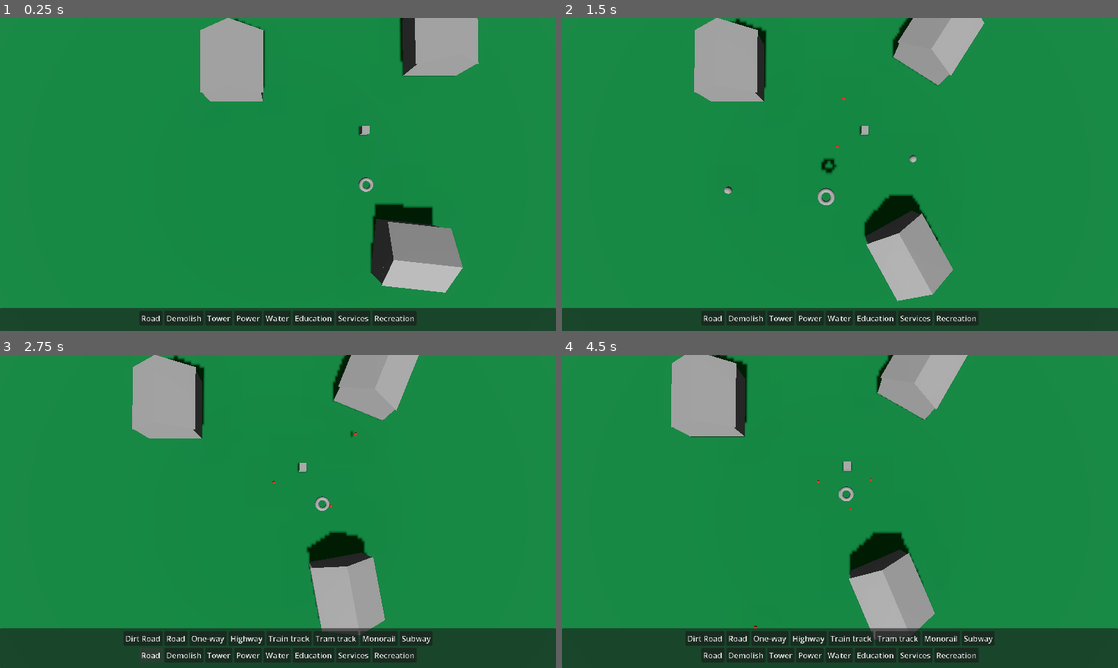
Above: before the commit, frames 1-4 (two rows, left to right).
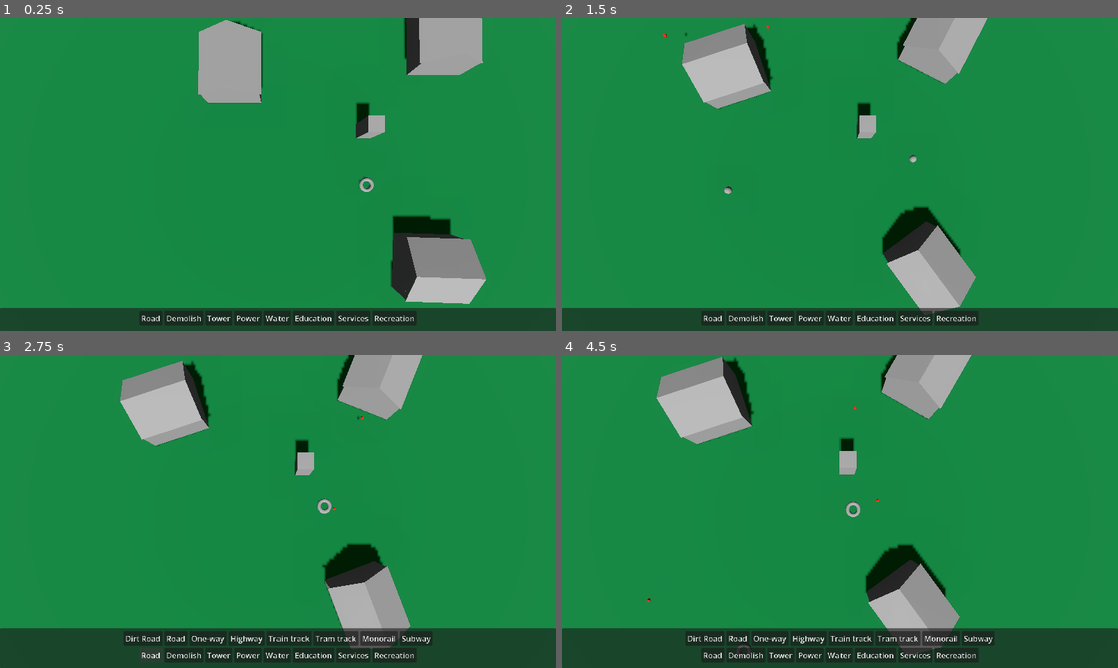
Above: after the commit, the same moments.

Repository: artesgo/city-defense
Game: Godot game, scene res://main.tscn
The game is run twice, just before and just after one commit, with the same random seed, the same clock (stepped at 60 frames per second) and the same inputs.
Inputs (mouse positions are in pixels of both pictures, inside the frame that each line leads up to):
- Up to frame 1 (0.25 s): no input
- Up to frame 2 (1.5 s): tap Enter (ui_accept) at 0.5, 0.77 s; move the mouse to (962, 158) at 0.52 s; hold D (move_right) 0.53-1.25 s; tap R (build_road) at 0.6 s; click (962, 158) at 0.67 s; drag from (728, 190) to (812, 237) at 1.27 s
- Up to frame 3 (2.75 s): click "Road" at 2 s
- Up to frame 4 (4.5 s): click "Dirt Road" at 2.75 s; click "Road" at 3.5 s; move the mouse to (895, 442) at 4.27 s; hold D (move_right) from 4.28 s (still down); tap Mouse wheel up (zoom_in) at 4.35 s; click (895, 442) at 4.42 s

The runs differ from the first frame. In frame 1, 5.2% of the frame differs, in the area x 35-88%, y 0-92%; in frame 2, 7.9%, in the area x 18-77%, y 0-96%; in frame 3, 7.2%; in frame 4, 7.9%.

Commit message:
composable selection

Diff:
--- a/_buildings/_projectiles/bullet.gd
+++ b/_buildings/_projectiles/bullet.gd
@@ -1,8 +1,9 @@
-# Projectile.gd – a simple timed‑lifespan RigidBody3D
-
 extends RigidBody3D
 
+class_name Bullet
+
 ## How many seconds the projectile should live before it disappears.
+@export var projectile_mass : float = 0.01
 @export var duration : float = 5.0
 @export var dmg := 1.0
 @export var deceleration := 0.0
@@ -13,6 +14,7 @@
 func _ready() -> void:
 	# Initialise the internal timer with whatever the exported value is
 	_remaining_time = duration
+	self.mass = projectile_mass
 
 func _physics_process(delta: float) -> void:
 	# Apply deceleration to current velocity
--- a/_buildings/_projectiles/bullet.tscn
+++ b/_buildings/_projectiles/bullet.tscn
@@ -14,6 +14,7 @@
 albedo_color = Color(0.9619712, 0.16203833, 0, 1)
 
 [node name="Bullet" type="RigidBody3D" unique_id=1838850207]
+input_ray_pickable = false
 script = ExtResource("1_cikta")
 
 [node name="CollisionShape3D" type="CollisionShape3D" parent="." unique_id=908258617]
--- a/_buildings/building.tscn
+++ b/_buildings/building.tscn
@@ -2,10 +2,7 @@
 
 [ext_resource type="Script" uid="uid://cus1igkn1aon6" path="res://_buildings/tower.gd" id="1_48cx6"]
 [ext_resource type="PackedScene" uid="uid://djlhl1uufcrgc" path="res://_buildings/_projectiles/bullet.tscn" id="2_2entt"]
-
-[sub_resource type="PrismMesh" id="PrismMesh_8h5yi"]
-
-[sub_resource type="BoxMesh" id="BoxMesh_8h5yi"]
+[ext_resource type="Script" uid="uid://b4ggjxmohojfx" path="res://selectable.gd" id="3_7mcig"]
 
 [sub_resource type="TorusMesh" id="TorusMesh_8h5yi"]
 inner_radius = 1.075
@@ -17,20 +14,18 @@
 [sub_resource type="BoxShape3D" id="BoxShape3D_8h5yi"]
 size = Vector3(1, 0.5183716, 1)
 
-[node name="Building" type="Node3D" unique_id=304500698]
+[sub_resource type="PrismMesh" id="PrismMesh_8h5yi"]
+
+[sub_resource type="BoxMesh" id="BoxMesh_8h5yi"]
+
+[node name="Building" type="Node3D" unique_id=304500698 node_paths=PackedStringArray("selectable_node")]
 script = ExtResource("1_48cx6")
 projectile_scene = ExtResource("2_2entt")
+selectable_node = NodePath("Area3D")
 fire_rate = 5.0
 
 [node name="Area3D" type="Area3D" parent="." unique_id=359303160]
-
-[node name="MeshInstance3D" type="MeshInstance3D" parent="Area3D" unique_id=1219878044]
-transform = Transform3D(8, 0, 0, 0, 2, 0, 0, 0, 8, 0, 3.5, 0)
-mesh = SubResource("PrismMesh_8h5yi")
-
-[node name="MeshInstance3D2" type="MeshInstance3D" parent="Area3D" unique_id=864851127]
-transform = Transform3D(7.5, 0, 0, 0, 3, 0, 0, 0, 8, 0, 1, 0)
-mesh = SubResource("BoxMesh_8h5yi")
+script = ExtResource("3_7mcig")
 
 [node name="Selection" type="MeshInstance3D" parent="Area3D" unique_id=1617320171]
 transform = Transform3D(7.5, 0, 0, 0, 3, 0, 0, 0, 8, 0, 1, 0)
@@ -42,4 +37,10 @@
 transform = Transform3D(8, 0, 0, 0, 8, 0, 0, 0, 8, 0, 1.5, 0)
 shape = SubResource("BoxShape3D_8h5yi")
 
-[connection signal="input_event" from="Area3D" to="." method="_on_area_3d_input_event"]
+[node name="MeshInstance3D" type="MeshInstance3D" parent="." unique_id=1219878044]
+transform = Transform3D(8, 0, 0, 0, 2, 0, 0, 0, 8, 0, 3.5, 0)
+mesh = SubResource("PrismMesh_8h5yi")
+
+[node name="MeshInstance3D2" type="MeshInstance3D" parent="." unique_id=864851127]
+transform = Transform3D(7.5, 0, 0, 0, 3, 0, 0, 0, 8, 0, 1, 0)
+mesh = SubResource("BoxMesh_8h5yi")
--- a/_buildings/tower.gd
+++ b/_buildings/tower.gd
@@ -1,5 +1,5 @@
 # Tower.gd
-extends SelectableNode
+extends Node3D
 
 class_name Tower
 ##########################
@@ -11,7 +11,9 @@
 @export var projectile_duration : float = 1.0
 @export var projectile_dmg : float = 5.0
 @export var projectile_spd : float = 60.0
+@export var projectile_mass : float = 0.001
 @export var projectile_deceleration : float = 0.0
+@export var selectable_node : SelectableNode
 
 ## used by the tower
 @export var projectile_range : float = 20.0
@@ -114,9 +116,10 @@
 	var dir = (target.global_transform.origin - projectile.global_transform.origin).normalized()
 	if projectile is RigidBody3D:
 		projectile.linear_velocity = dir * projectile_spd
+		projectile.deceleration = projectile_deceleration
 		projectile.duration = projectile_duration
 		projectile.dmg = projectile_dmg
-		projectile.deceleration = projectile_deceleration
+		projectile.projectile_mass = projectile_mass
 
 	# Optional: tell the projectile who its target is (if it needs to track)
 	if projectile.has_method("set_target"):
@@ -127,4 +130,4 @@
 
 func _on_area_3d_input_event(_camera, event, _event_position, _normal, _shape_idx):
 	if event is InputEventMouseButton and event.pressed and event.button_index == MOUSE_BUTTON_LEFT:
-		_select_self()
+		selectable_node._select_self()
--- a/_characters/enemy.gd
+++ b/_characters/enemy.gd
@@ -11,13 +11,12 @@
 var target: Node3D = null              # Reference to the Command node
 var _cooldown = attack_cooldown
 var _hp : float = 0.0
-var hit_area : Area3D                      # Reference to the child Area
+@onready var hit_area : Area3D = $Area3D                   # Reference to the child Area
 
 func _ready() -> void:
 	var root = get_tree().current_scene
 	target = root.get_node("Buildings/Command")
 	_hp = hp
-	hit_area = $Selectable/Area3D as Area3D
 	if not hit_area:
 		push_error("Enemy: No child named 'HitArea' found.")
 		return
@@ -52,9 +51,9 @@
 	emit_signal("enemy_attack", self)
 
 
-func take_damage(amount : int) -> void:
+func take_damage(amount : float) -> void:
 	hp -= amount
-	#print_debug("%s took %d dmg, HP left: %d" % [name, amount, hp])
+	print_debug("%s took %d dmg, HP left: %d" % [name, amount, hp])
 
 	if hp <= 0:
 		die()
@@ -73,6 +72,7 @@
 		return
 
 	if (body.has_method('get_damage')):
+	#print_debug('has_dmg %s' % body.get_damage())
 		take_damage(body.get_damage())
 
 	# Optional: let the projectile react (e.g., play hit effect)
--- a/_characters/enemy.tscn
+++ b/_characters/enemy.tscn
@@ -3,38 +3,38 @@
 [ext_resource type="Script" uid="uid://bg8pbx51jeq7s" path="res://_characters/enemy.gd" id="1_gyitx"]
 [ext_resource type="Script" uid="uid://b4ggjxmohojfx" path="res://selectable.gd" id="2_l4fgf"]
 
+[sub_resource type="TorusMesh" id="TorusMesh_lrjkw"]
+
 [sub_resource type="CylinderShape3D" id="CylinderShape3D_8h5yi"]
 height = 0.5
 radius = 1.0
 
-[sub_resource type="TorusMesh" id="TorusMesh_gyitx"]
+[sub_resource type="TorusMesh" id="TorusMesh_0wvpx"]
 inner_radius = 1.075
 outer_radius = 1.1
 
-[sub_resource type="StandardMaterial3D" id="StandardMaterial3D_l4fgf"]
+[sub_resource type="StandardMaterial3D" id="StandardMaterial3D_chewe"]
 albedo_color = Color(0, 0.7591207, 0.5673306, 1)
-
-[sub_resource type="TorusMesh" id="TorusMesh_lrjkw"]
 
 [node name="Enemy" type="CharacterBody3D" unique_id=584384264]
 script = ExtResource("1_gyitx")
 
-[node name="Selectable" type="Node3D" parent="." unique_id=1763168265]
-script = ExtResource("2_l4fgf")
-
-[node name="Area3D" type="Area3D" parent="Selectable" unique_id=32757029]
-
-[node name="CollisionShape3D" type="CollisionShape3D" parent="Selectable/Area3D" unique_id=2025082560]
-shape = SubResource("CylinderShape3D_8h5yi")
-
-[node name="Selection" type="MeshInstance3D" parent="Selectable/Area3D" unique_id=786361530]
-transform = Transform3D(2, 0, 0, 0, 3, 0, 0, 0, 2, 0, 1, 0)
-visible = false
-mesh = SubResource("TorusMesh_gyitx")
-surface_material_override/0 = SubResource("StandardMaterial3D_l4fgf")
-
 [node name="MeshInstance3D" type="MeshInstance3D" parent="." unique_id=1815294169]
 mesh = SubResource("TorusMesh_lrjkw")
 
-[node name="CollisionShape3D2" type="CollisionShape3D" parent="." unique_id=1084064868]
+[node name="CollisionShape3D3" type="CollisionShape3D" parent="." unique_id=630835476]
+transform = Transform3D(1.1, 0, 0, 0, 1.1, 0, 0, 0, 1.1, 0, 0, 0)
 shape = SubResource("CylinderShape3D_8h5yi")
+
+[node name="Area3D" type="Area3D" parent="." unique_id=1741294559]
+script = ExtResource("2_l4fgf")
+
+[node name="CollisionShape3D2" type="CollisionShape3D" parent="Area3D" unique_id=1084064868]
+transform = Transform3D(1, 0, 0, 0, 1, 0, 0, 0, 1, 0, 0.114253104, 0)
+shape = SubResource("CylinderShape3D_8h5yi")
+
+[node name="Selection" type="MeshInstance3D" parent="Area3D" unique_id=309496997]
+transform = Transform3D(2, 0, 0, 0, 2, 0, 0, 0, 2, 0, -0.031569958, 0)
+visible = false
+mesh = SubResource("TorusMesh_0wvpx")
+surface_material_override/0 = SubResource("StandardMaterial3D_chewe")
--- a/main.tscn
+++ b/main.tscn
@@ -21,17 +21,25 @@
 
 [sub_resource type="QuadMesh" id="QuadMesh_8h5yi"]
 
+[sub_resource type="BoxShape3D" id="BoxShape3D_8h5yi"]
+
+[sub_resource type="StandardMaterial3D" id="StandardMaterial3D_kek77"]
+transparency = 1
+albedo_color = Color(0, 0.68782413, 0.35445324, 1)
+
+[sub_resource type="BoxMesh" id="BoxMesh_5vw27"]
+material = SubResource("StandardMaterial3D_kek77")
+size = Vector3(2, 4, 2)
+
+[sub_resource type="StandardMaterial3D" id="StandardMaterial3D_5vw27"]
+albedo_color = Color(0, 0.7591207, 0.5673306, 1)
+
 [sub_resource type="StandardMaterial3D" id="StandardMaterial3D_1bvp3"]
 albedo_color = Color(0, 0.45, 0.225, 1)
-
-[sub_resource type="BoxShape3D" id="BoxShape3D_8h5yi"]
 
 [sub_resource type="TorusMesh" id="TorusMesh_5vw27"]
 inner_radius = 1.075
 outer_radius = 1.1
-
-[sub_resource type="StandardMaterial3D" id="StandardMaterial3D_kek77"]
-albedo_color = Color(0, 0.7591207, 0.5673306, 1)
 
 [node name="root" type="Node3D" unique_id=1055273545]
 
@@ -55,17 +63,31 @@
 [node name="Buildings" type="Node3D" parent="." unique_id=1783866271]
 
 [node name="Command" type="CSGBox3D" parent="Buildings" unique_id=1034860298]
+transform = Transform3D(1, 0, 0, 0, 1, 0, 0, 0, 1, 0, 1.5, 0)
 use_collision = true
+size = Vector3(2, 4, 2)
+
+[node name="Area3D" type="Area3D" parent="Buildings/Command" unique_id=2038679660]
+script = ExtResource("4_5vw27")
+
+[node name="CollisionShape3D" type="CollisionShape3D" parent="Buildings/Command/Area3D" unique_id=1160186485]
+shape = SubResource("BoxShape3D_8h5yi")
+debug_color = Color(1, 0, 0.3166666, 0.41960785)
+
+[node name="Selection" type="MeshInstance3D" parent="Buildings/Command/Area3D" unique_id=1277495905]
+visible = false
+mesh = SubResource("BoxMesh_5vw27")
+surface_material_override/0 = SubResource("StandardMaterial3D_5vw27")
 
 [node name="PLACEHOLDER_WORLD" type="CSGBox3D" parent="Buildings" unique_id=812550194]
-transform = Transform3D(1000, 0, 0, 0, 1, 0, 0, 0, 1000, 0.063108444, -1.0000019, 0.021242142)
+transform = Transform3D(1000, 0, 0, 0, 1, 0, 0, 0, 1000, 0, -1, 0)
 layers = 129
 use_collision = true
 collision_layer = 32769
 material = SubResource("StandardMaterial3D_1bvp3")
-script = ExtResource("4_5vw27")
 
 [node name="Area3D" type="Area3D" parent="Buildings/PLACEHOLDER_WORLD" unique_id=446347795]
+script = ExtResource("4_5vw27")
 
 [node name="CollisionShape3D" type="CollisionShape3D" parent="Buildings/PLACEHOLDER_WORLD/Area3D" unique_id=2078857319]
 shape = SubResource("BoxShape3D_8h5yi")
@@ -75,22 +97,23 @@
 transform = Transform3D(7.5, 0, 0, 0, 3, 0, 0, 0, 8, 0, 1, 0)
 visible = false
 mesh = SubResource("TorusMesh_5vw27")
-surface_material_override/0 = SubResource("StandardMaterial3D_kek77")
+surface_material_override/0 = SubResource("StandardMaterial3D_5vw27")
 
 [node name="Building" parent="Buildings" unique_id=304500698 instance=ExtResource("4_272bh")]
-transform = Transform3D(1, 0, 0, 0, 1, 0, 0, 0, 1, -17.781666, 0, -8.238916)
+transform = Transform3D(1, 0, 0, 0, 1, 0, 0, 0, 1, -18, 0, -8)
 projectile_dmg = 10.0
 projectile_deceleration = 1.0
 fire_rate = 2.0
 
 [node name="Building2" parent="Buildings" unique_id=131266326 instance=ExtResource("4_272bh")]
-transform = Transform3D(1, 0, 0, 0, 1, 0, 0, 0, 1, 9.4677515, 0, -11.901087)
+transform = Transform3D(1, 0, 0, 0, 1, 0, 0, 0, 1, 10, 0, -12)
 projectile_dmg = 10.0
 projectile_deceleration = 5.0
 fire_rate = 2.0
 
 [node name="Building3" parent="Buildings" unique_id=1526109585 instance=ExtResource("4_272bh")]
-transform = Transform3D(1, 0, 0, 0, 1, 0, 0, 0, 1, 5.3243227, 0, 16.357504)
+transform = Transform3D(1, 0, 0, 0, 1, 0, 0, 0, 1, 8, 0, 18)
+projectile_duration = 0.3
 projectile_dmg = 10.0
 projectile_deceleration = 15.0
 fire_rate = 2.0
@@ -109,4 +132,3 @@
 [node name="Ui" parent="." unique_id=835928203 instance=ExtResource("1_ig7tw")]
 
 [connection signal="construct_road" from="RoadBuilder" to="Roads" method="_on_road_builder_construct_road"]
-[connection signal="input_event" from="Buildings/PLACEHOLDER_WORLD/Area3D" to="Buildings/PLACEHOLDER_WORLD" method="_on_area_3d_input_event"]
--- a/selectable.gd
+++ b/selectable.gd
@@ -4,7 +4,8 @@
 
 static var current_selected : SelectableNode = null
 
-@onready var SELECTION  : MeshInstance3D = $Area3D/Selection
+@export var selection_size := 1
+@onready var SELECTION  : MeshInstance3D = $Selection
 
 var is_selected : bool = false
 
@@ -26,6 +27,6 @@
 	if SELECTION:
 		SELECTION.visible = false
 
-func _on_area_3d_input_event(_camera, event, _event_position, _normal, _shape_idx):
+func _input_event(_camera, event, _event_position, _normal, _shape_idx):
 	if event is InputEventMouseButton and event.pressed and event.button_index == MOUSE_BUTTON_LEFT:
 		_select_self()
--- /dev/null
+++ b/selectable.tscn
@@ -0,0 +1,26 @@
+[gd_scene format=3 uid="uid://yly6owmgr72q"]
+
+[ext_resource type="Script" uid="uid://b4ggjxmohojfx" path="res://selectable.gd" id="1_ionm8"]
+
+[sub_resource type="CylinderShape3D" id="CylinderShape3D_ionm8"]
+height = 0.5
+radius = 1.0
+
+[sub_resource type="TorusMesh" id="TorusMesh_ktuoq"]
+inner_radius = 1.075
+outer_radius = 1.1
+
+[sub_resource type="StandardMaterial3D" id="StandardMaterial3D_kenb5"]
+albedo_color = Color(0, 0.7591207, 0.5673306, 1)
+
+[node name="Selectable" type="Area3D" unique_id=703694361]
+script = ExtResource("1_ionm8")
+
+[node name="CollisionShape3D" type="CollisionShape3D" parent="." unique_id=1795423932]
+shape = SubResource("CylinderShape3D_ionm8")
+
+[node name="Selection" type="MeshInstance3D" parent="." unique_id=1928017654]
+transform = Transform3D(2, 0, 0, 0, 3, 0, 0, 0, 2, 0, 1, 0)
+visible = false
+mesh = SubResource("TorusMesh_ktuoq")
+surface_material_override/0 = SubResource("StandardMaterial3D_kenb5")
